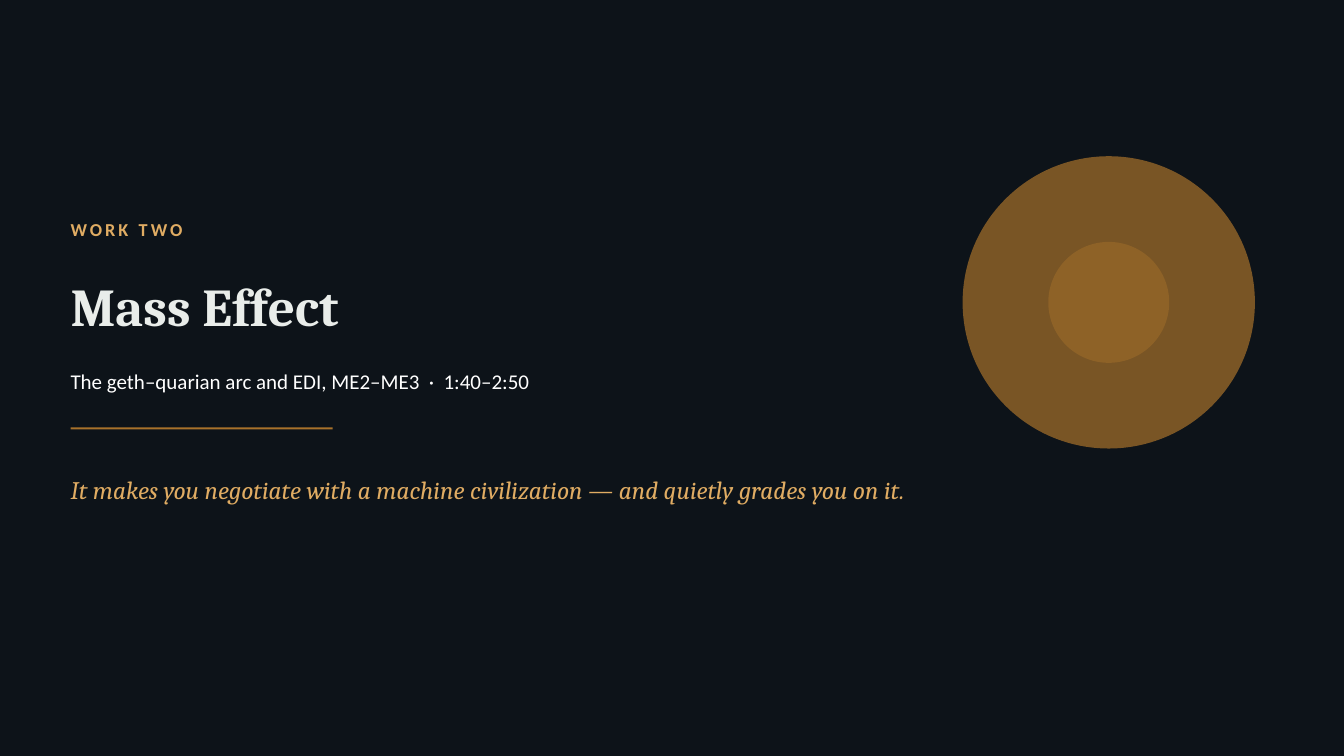
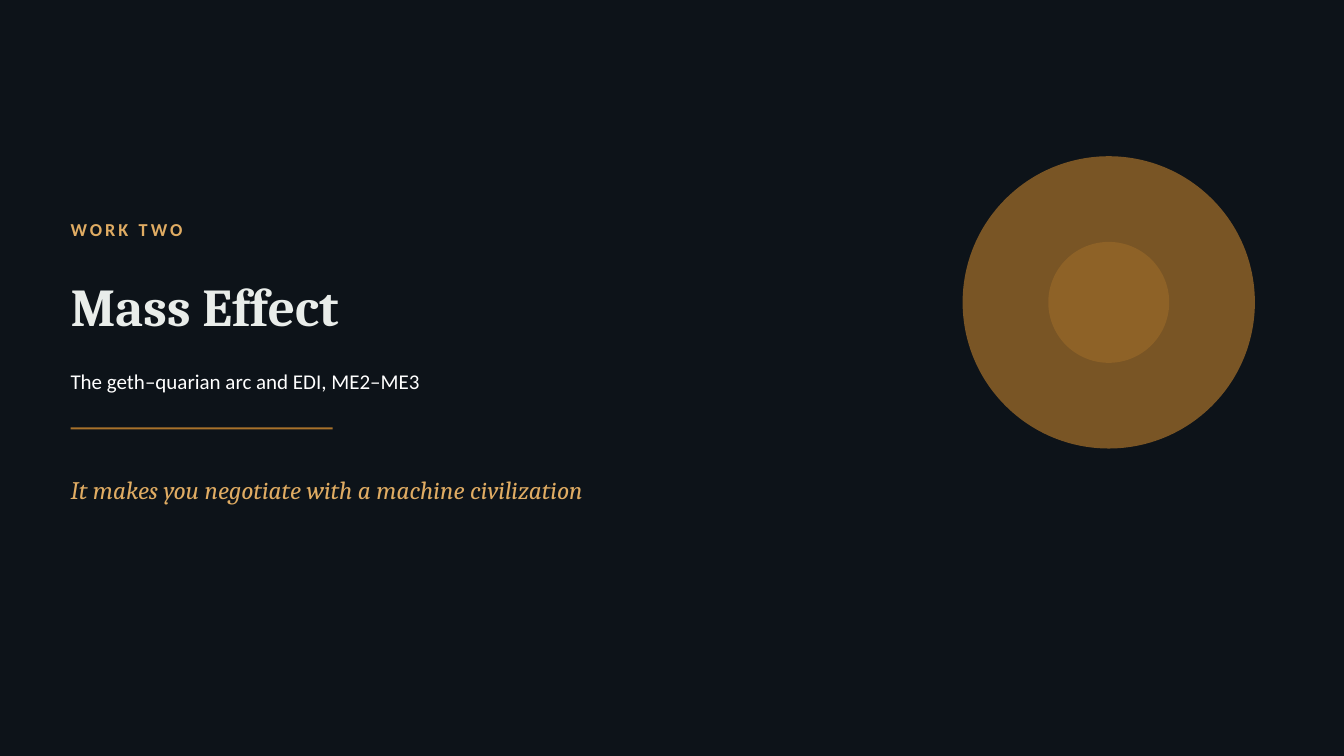
Before and after one commit to lindagaw/lindagaw.github.io, a slide deck: slide 20 of courses/COLL150-Fall26/Slides/Unit 3 - Synthetic Personhood-v2.pptx. Drawn at 1344x756 pixels with LibreOffice and Linux fonts; fonts in the diff are those of the drawing. Boxes give left, top, right and bottom in pixels: in the first picture for what was removed or moved away, otherwise in the second. Text is boxed around its words. In the diff, an @@ line names an element or a change of style, - is before the commit and + after.

```diff
--- a/courses/COLL150-Fall26/Slides/Unit 3 - Synthetic Personhood-v2.pptx
+++ b/courses/COLL150-Fall26/Slides/Unit 3 - Synthetic Personhood-v2.pptx
@@ text at [71, 374, 419, 393]: text changed @@
-The geth–quarian arc and EDI, ME2–ME3 · 1:40–2:50
+The geth–quarian arc and EDI, ME2–ME3
@@ text at [71, 481, 583, 505]: text changed @@
-It makes you negotiate with a machine civilization — and quietly grades you on it.
+It makes you negotiate with a machine civilization
```
Also in this commit, not shown: 7 other files.
